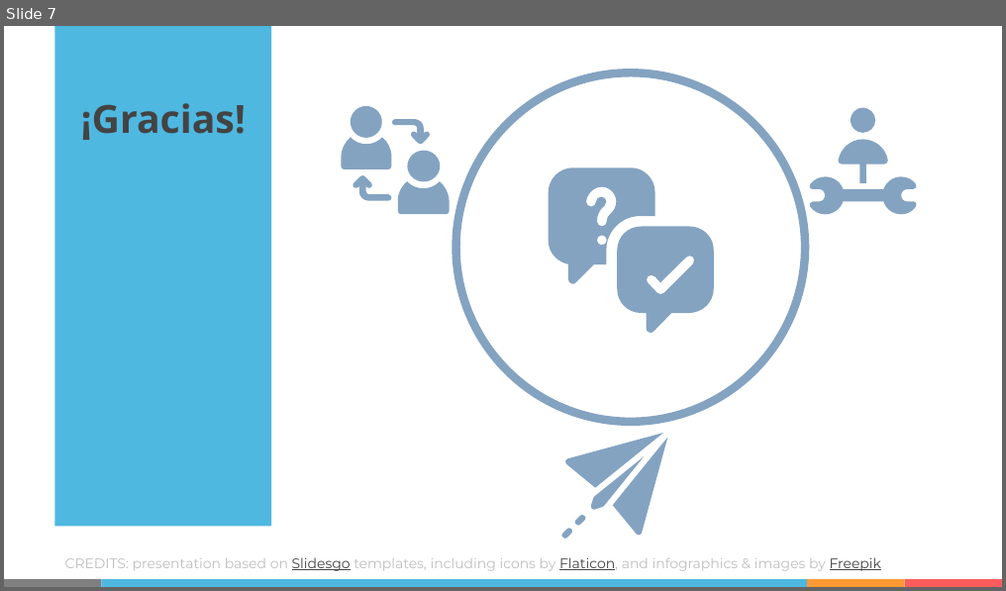
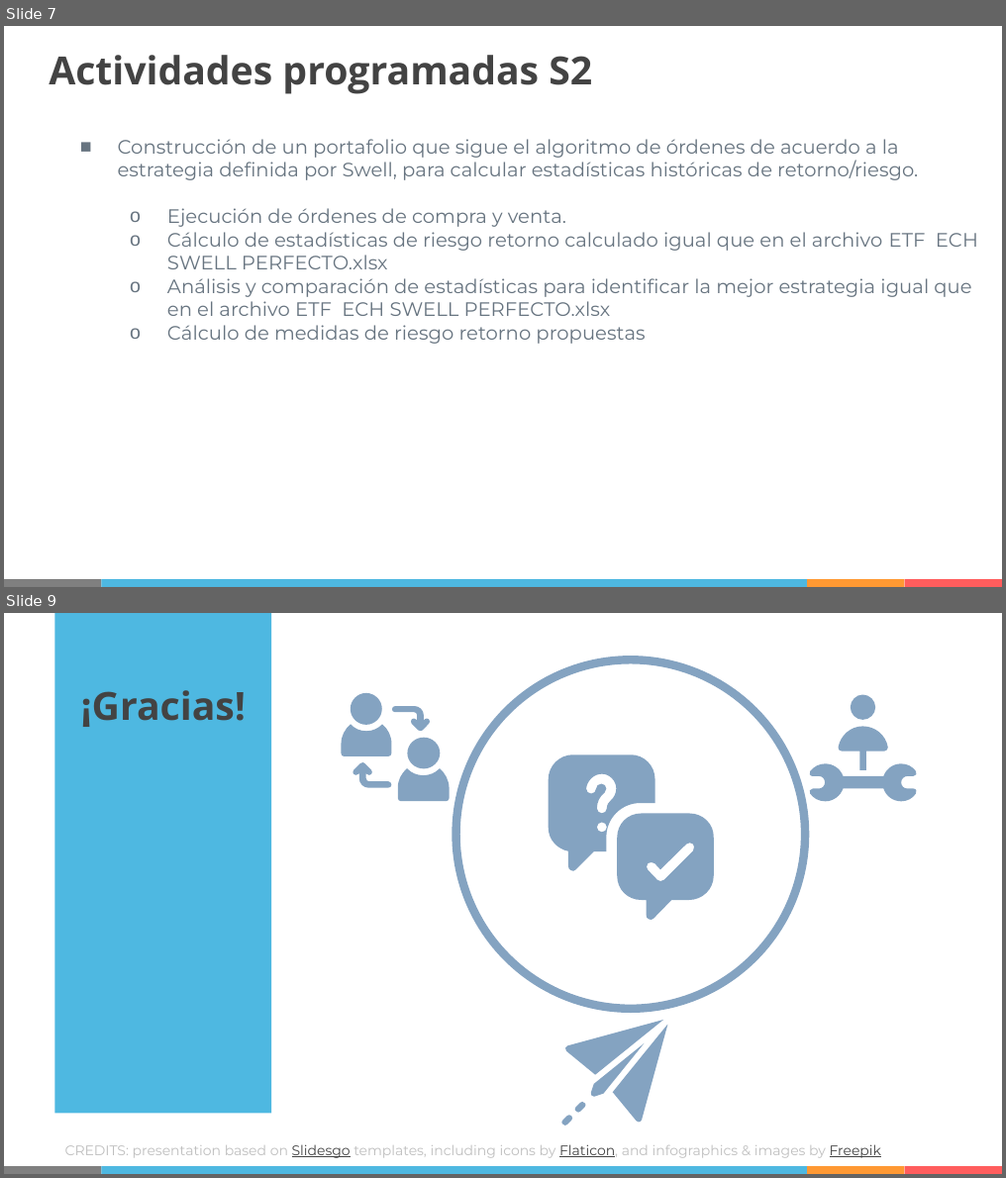
Before and after one commit to IISOS/Swell_2_Optimizacion_estrategias, a slide deck: Presentaciones/Swell - Optimización de estrategias - R3 (03-03-2021).pptx. Shown one above the other, each under a label of ours: slide 7 before the commit, slides 7 and 9 after it; the slides between them are not shown. The pictures are 1006x591 and 1006x1178 pixels, drawn with LibreOffice and Linux fonts; fonts in the diff are those of the drawing. Boxes give left, top, right and bottom in pixels: in the first picture for what was removed or moved away, otherwise in the second. Text is boxed around its words. In the diff, an @@ line names an element or a change of style, - is before the commit and + after.

```diff
--- a/Presentaciones/Swell - Optimización de estrategias - R3 (03-03-2021).pptx
+++ b/Presentaciones/Swell - Optimización de estrategias - R3 (03-03-2021).pptx
@@ slide 7 added at (4,26,1002,587), background #FFFFFF; not listed: 4 template elements that a slide beside it also shows @@
@@ title added at (49,55,592,94), 28 pt, text #434343, bold @@
+Actividades programadas S2
@@ text added at (118,139,978,344), 14 pt, text #677480 @@
+    ■ Construcción de un portafolio que sigue el algoritmo de órdenes de acuerdo a la estrategia definida por Swell, para calcular estadísticas históricas de retorno/riesgo.
+      o Ejecución de órdenes de compra y venta.
+      o Cálculo de estadísticas de riesgo retorno calculado igual que en el archivo ETF ECH SWELL PERFECTO.xlsx
+      o Análisis y comparación de estadísticas para identificar la mejor estrategia igual que en el archivo ETF ECH SWELL PERFECTO.xlsx
+      o Cálculo de medidas de riesgo retorno propuestas
@@ what was slide 7 is now slide 9 @@
```
Also in this commit, not shown: 3 slides changed, 1 other slide added.
